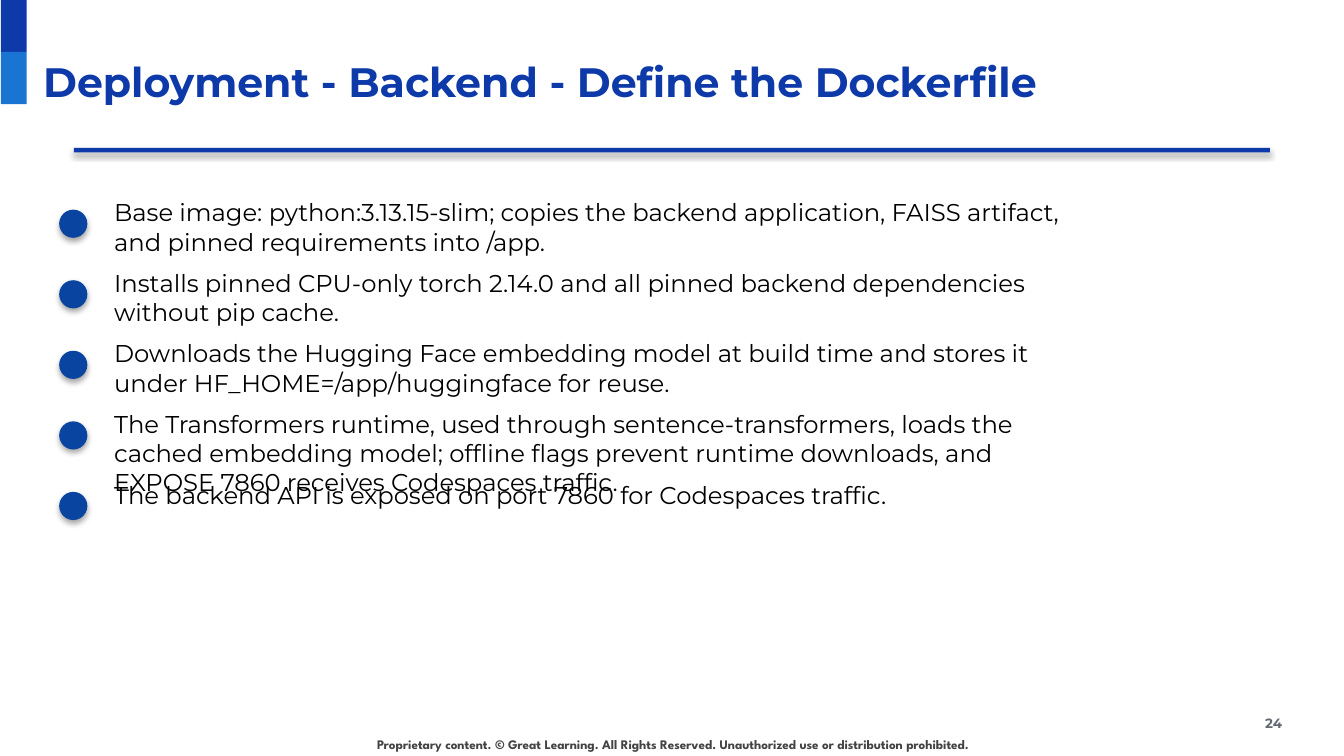
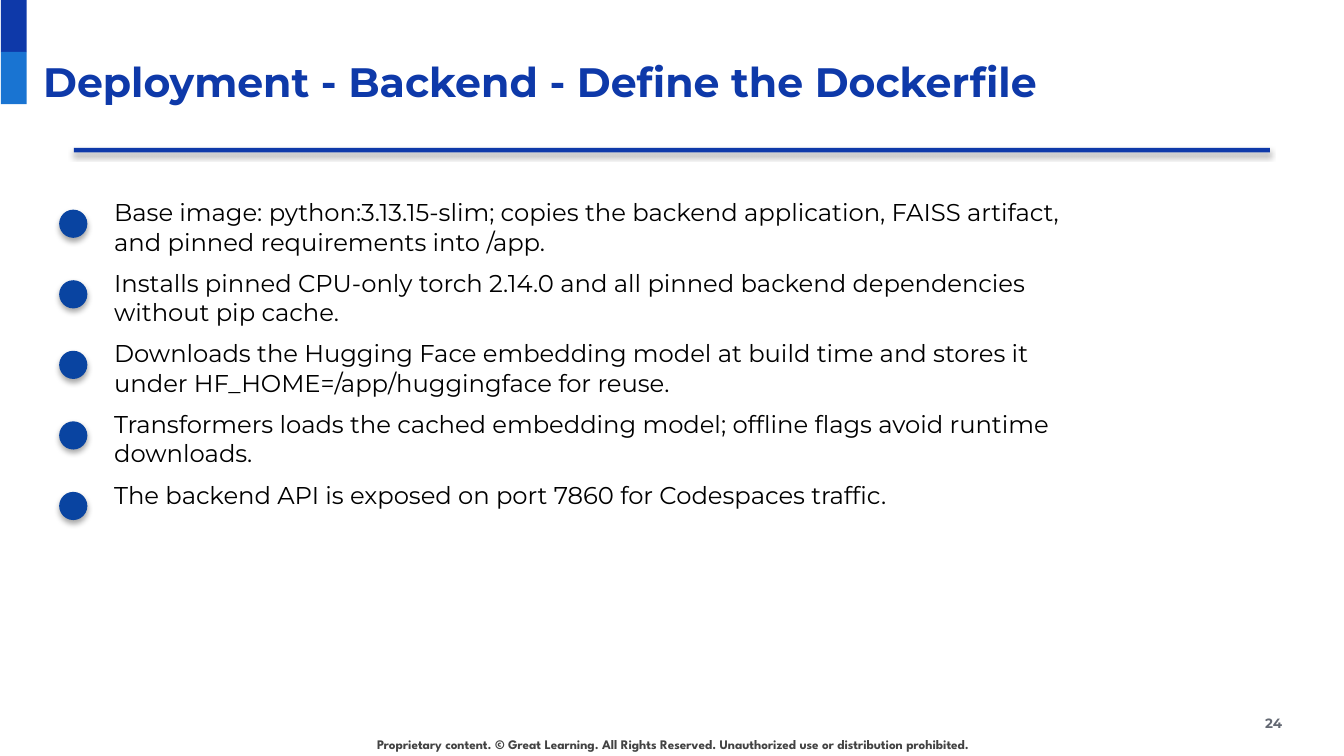
Before and after one commit to raovutukoor1/aurora-stay-qna-120-token-option, a slide deck: slide 24 of presentations/Aurora_Stays_RAG_120_Token_Option.pptx. Drawn at 1344x756 pixels with LibreOffice and Linux fonts; fonts in the diff are those of the drawing; background and template pictures are left out. Boxes give left, top, right and bottom in pixels: in the first picture for what was removed or moved away, otherwise in the second. Text is boxed around its words. In the diff, an @@ line names an element or a change of style, - is before the commit and + after.

Commit message:
Fix slide 24 and 25 text overflow

```diff
--- a/presentations/Aurora_Stays_RAG_120_Token_Option.pptx
+++ b/presentations/Aurora_Stays_RAG_120_Token_Option.pptx
@@ text at [114,415,1049,462]: text changed @@
-The Transformers runtime, used through sentence-transformers, loads the cached embedding model; offline flags prevent runtime downloads, and EXPOSE 7860 receives Codespaces traffic.
+Transformers loads the cached embedding model; offline flags avoid runtime downloads.
```
Also in this commit, not shown: 1 other slide changed, 1 other file.
